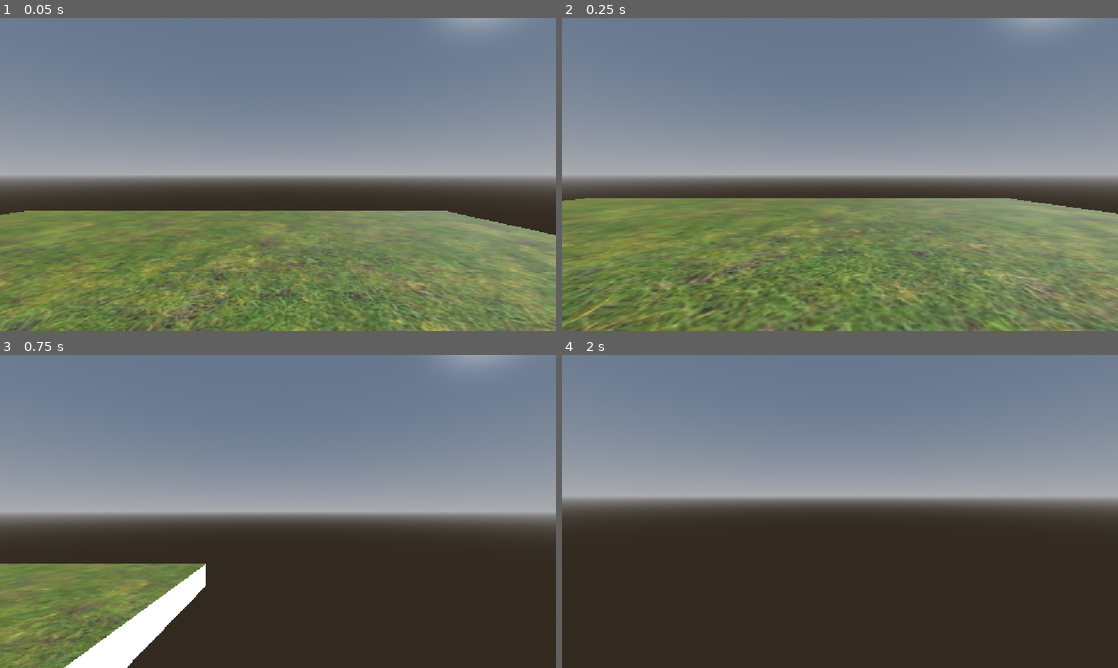
Above: before the commit, frames 1-4 (two rows, left to right).
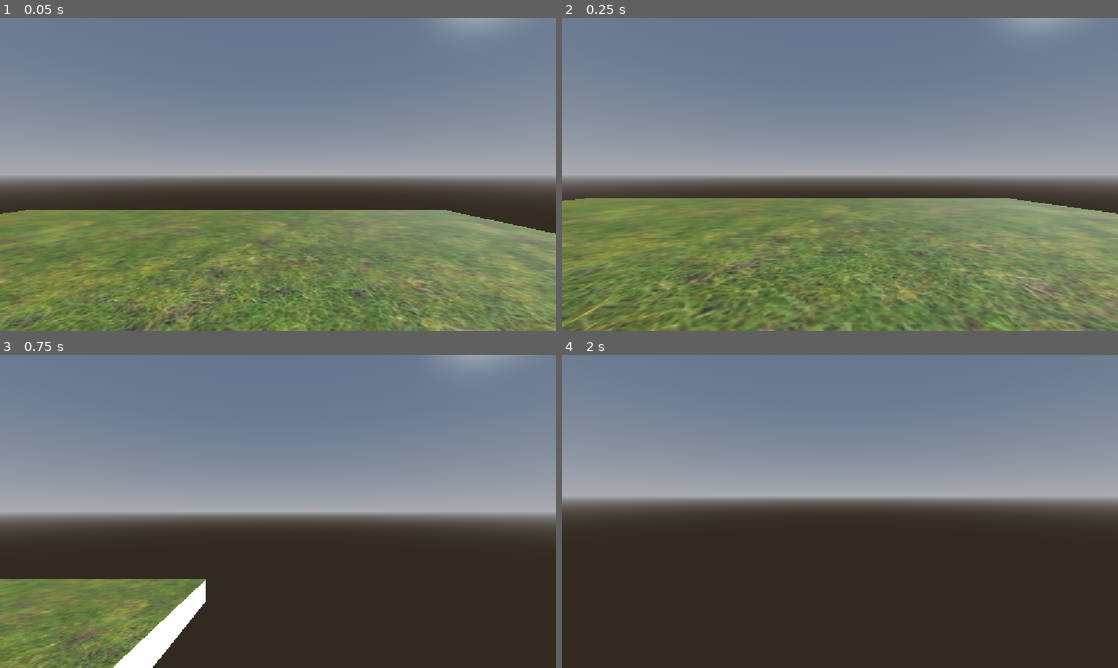
Above: after the commit, the same moments.

Repository: BAJ-Games/test-3d
Game: Godot game, scene res://scenes/main.tscn
Same seed, same stepped clock (60 frames per second), same inputs: the game is played once before the commit and once after it.
Inputs (mouse positions are in pixels of both pictures, inside the frame that each line leads up to):
- Up to frame 1 (0.05 s): no input
- Up to frame 2 (0.25 s): no input
- Up to frame 3 (0.75 s): tap Enter (ui_accept) at 0.5 s; move the mouse to (400, 495) at 0.52 s; hold Right (ui_right) from 0.53 s (still down); tap F (freefly) at 0.6 s; click (400, 495) at 0.67 s
- Up to frame 4 (2 s): tap Enter (ui_accept) at 0.77, 1.25, 1.52 s; move the mouse to (812, 511) at 1.27 s; release Right (ui_right) at 1.28 s; hold Up (ui_up) from 1.28 s (still down); tap Ctrl (sprint) at 1.35 s

The runs differ from the first frame. In frame 1, 5.3% of the frame differs, in the area x 0-100%, y 61-100%; in frame 2, less than 0.1%; in frame 3, 5.8%, in the area x 0-37%, y 66-100%; in frame 4, nothing differs.

Commit message:
Update proto_controller.gd

Diff:
--- a/script/proto_controller.gd
+++ b/script/proto_controller.gd
@@ -22,7 +22,7 @@
 ## Normal speed.
 @export var base_speed : float = 7.0
 ## Speed of jump.
-@export var jump_velocity : float = 4.5
+@export var jump_velocity : float = 7
 ## How fast do we run?
 @export var sprint_speed : float = 10.0
 ## How fast do we freefly?
@@ -88,7 +88,7 @@
 	# Apply gravity to velocity
 	if has_gravity:
 		if not is_on_floor():
-			velocity += get_gravity() * delta
+			velocity += get_gravity() * delta * 1.75
 
 	# Apply jumping
 	if can_jump:
